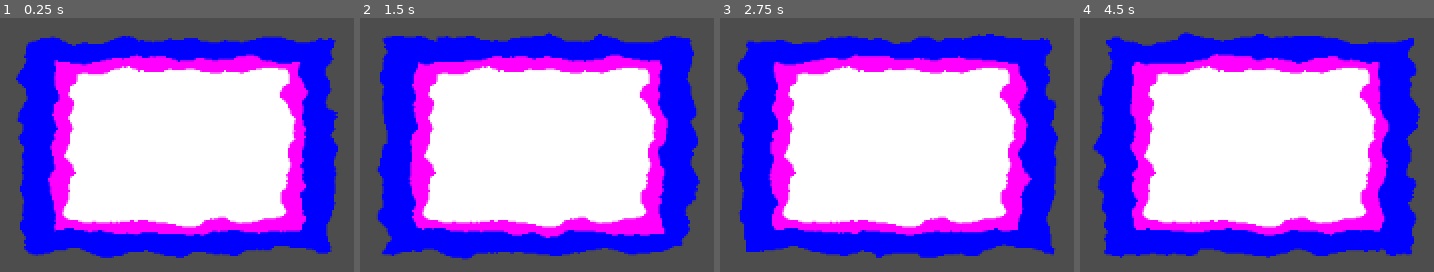
Above: before the commit, frames 1-4 (left to right).
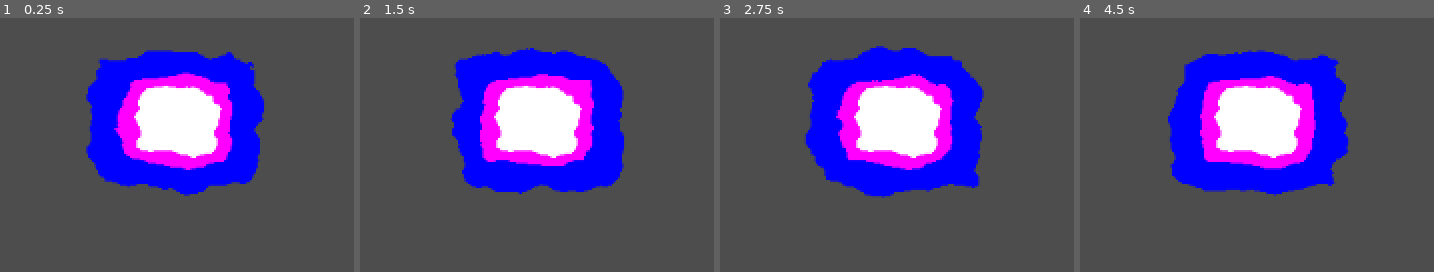
Above: after the commit, the same moments.

Repository: watson-disambiguation/BurnShader
Game: Godot game, scene res://Main.tscn
The game is run twice, just before and just after one commit, with the same random seed, the same clock (stepped at 60 frames per second) and the same inputs.
Inputs:
- Up to frame 1 (0.25 s): no input
- Up to frame 2 (1.5 s): no input
- Up to frame 3 (2.75 s): no input
- Up to frame 4 (4.5 s): no input

The runs differ from the first frame. In frame 1, 68% of the frame differs, in the area x 4-96%, y 7-95%; in frame 2, 68%; in frame 3, 68%; in frame 4, 69%, in the area x 3-97%, y 5-95%.

Commit message:
Added noise to burn angle edge

Diff:
--- a/Main.tscn
+++ b/Main.tscn
@@ -13,12 +13,12 @@
 [sub_resource type="ShaderMaterial" id="ShaderMaterial_7vaxc"]
 shader = ExtResource("1_7y8qh")
 shader_parameter/noiseStrength = 0.05
-shader_parameter/progression = 0.54
+shader_parameter/progression = 0.71
 shader_parameter/initialSize = 0.365
 shader_parameter/midpointProgression = 0.5
 shader_parameter/innerEdgeWidth = 0.035
 shader_parameter/outerEdgeWidth = 0.07
-shader_parameter/falloffBurnAngle = 0.0
+shader_parameter/falloffBurnAngle = 0.005
 shader_parameter/flameSpeed = 0.415
 shader_parameter/flameColor = Color(0.980392, 0.423529, 0, 1)
 shader_parameter/noiseTexture = SubResource("NoiseTexture2D_jswp1")
@@ -30,6 +30,6 @@
 
 [node name="BurningPaper" type="Sprite2D" parent="."]
 material = SubResource("ShaderMaterial_7vaxc")
-position = Vector2(178.5, 182.5)
-scale = Vector2(301, 209)
+position = Vector2(178.5, 165.5)
+scale = Vector2(301, 243)
 texture = SubResource("CanvasTexture_f0b44")
--- a/Shaders/BurnShader.gdshader
+++ b/Shaders/BurnShader.gdshader
@@ -14,7 +14,6 @@
 float inverseLerp(float from, float to, float t) {
 	return (t - from) / (to - from);
 }
-
 
 
 float clamp01(float x) {
@@ -47,8 +46,6 @@
 	float dist = mix(distFromCenter,distFromEdge,(1.0-value));
 	//float dist = distFromEdge;
 
-
-
 	// calculate angle to pixel, for use in burning along the edge
 	float angle = atan(centeredUV.y/centeredUV.x);
 	if(centeredUV.x > 0.) {
@@ -70,7 +67,8 @@
 	vec4 colour = vec4(burnedmiddleEdge,burnedInnerEdge,burnedOuterEdge,burnedOuterEdge);
 
 	// angle is used to divide burnt parts of the edge from unburnt parts
-	float steppedAngle = 1.0-smoothstep(burnAngle-falloffBurnAngle, burnAngle,angle);
+	// float steppedAngle = 1.0-smoothstep(burnAngle-falloffBurnAngle, burnAngle,angle);
+	float steppedAngle = 1.0 - step(burnAngle+movingNoise,angle);
 	vec4 unburnedColour = unburnedOuterEdge * baseColour + (1.0 - unburnedOuterEdge) * colour;
 	unburnedColour.a = unburnedOuterEdge;
 	colour = mix(unburnedColour,colour,steppedAngle);
